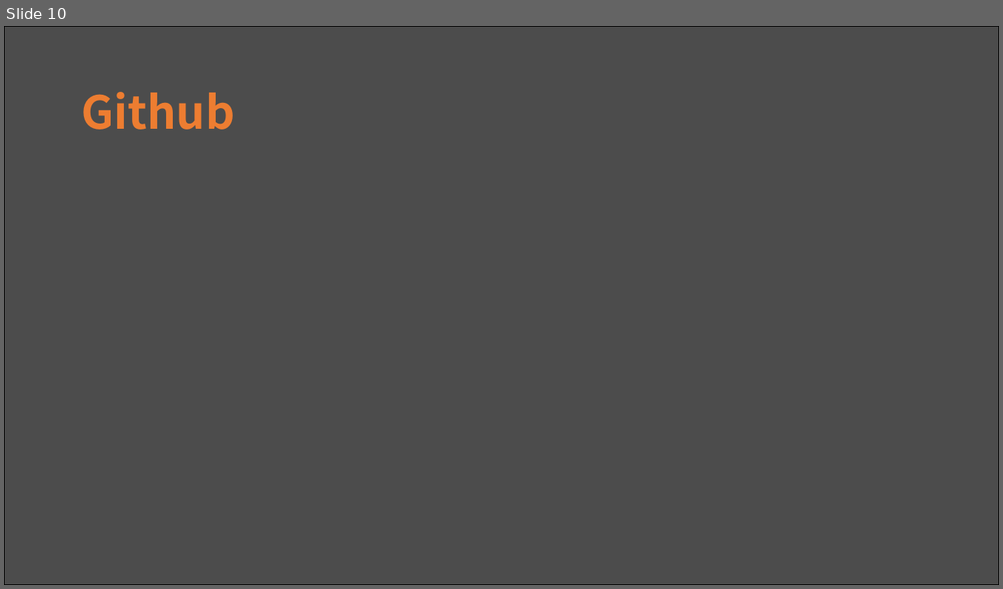
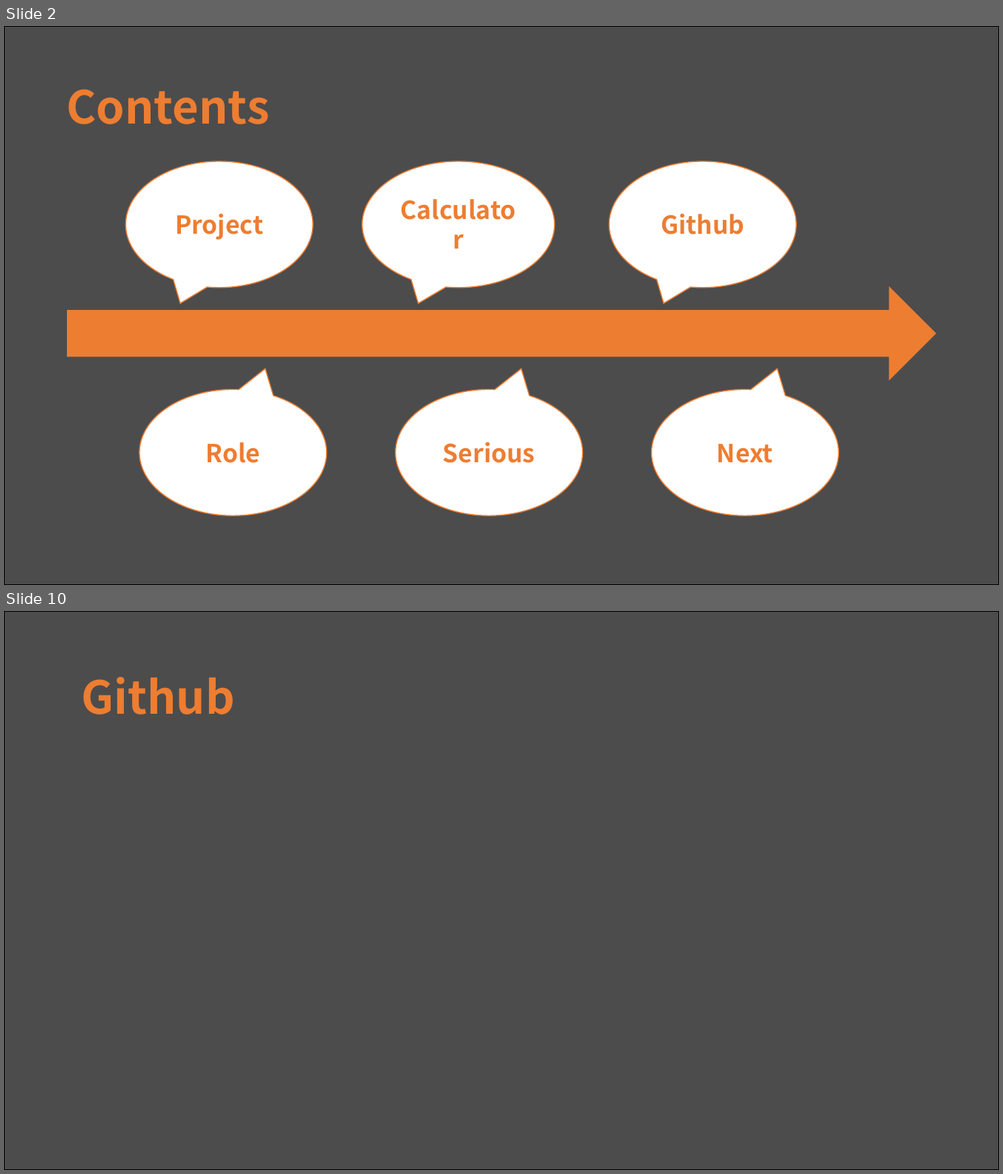
Before and after one commit to hbseo/desktop_calculator, a slide deck: simpsons.pptx. Shown one above the other, each under a label of ours: slide 10 before the commit, slides 2 and 10 after it; the slides between them are not shown. The pictures are 1003x589 and 1003x1174 pixels, drawn with LibreOffice and Linux fonts; fonts in the diff are those of the drawing; background and template pictures are left out. Boxes give left, top, right and bottom in pixels: in the first picture for what was removed or moved away, otherwise in the second. Text is boxed around its words. In the diff, an @@ line names an element or a change of style, - is before the commit and + after.

```diff
--- a/simpsons.pptx
+++ b/simpsons.pptx
@@ slide 2 added at (4,26,999,585), background #FFFFFF @@
@@ rectangle added at (4,26,999,585), fill #000000 at 70% opacity, outline #000000 1 pt @@
@@ text added at (66,89,269,124), 44 pt, text #ED7D31, bold @@
+Contents
@@ speech bubble added at (125,162,313,288), fill #FFFFFF, outline #ED7D31 1 pt, 24 pt, text #ED7D31, bold @@
+Project
@@ speech bubble added at (362,162,555,288), fill #FFFFFF, outline #ED7D31 1 pt, 24 pt, text #ED7D31, bold @@
+Calculator
@@ speech bubble added at (609,162,797,288), fill #FFFFFF, outline #ED7D31 1 pt, 24 pt, text #ED7D31, bold @@
+Github
@@ right arrow added at (68,288,935,380), fill #ED7D31, outline #ED7D31 1 pt @@
@@ speech bubble added at (140,390,327,516), fill #FFFFFF, outline #ED7D31 1 pt, 24 pt, text #ED7D31, bold @@
+Role
@@ speech bubble added at (395,390,583,516), fill #FFFFFF, outline #ED7D31 1 pt, 24 pt, text #ED7D31, bold @@
+Serious
@@ speech bubble added at (652,390,839,516), fill #FFFFFF, outline #ED7D31 1 pt, 24 pt, text #ED7D31, bold @@
+Next
```
Also in this commit, not shown: 12 slides changed, 1 slide removed.
